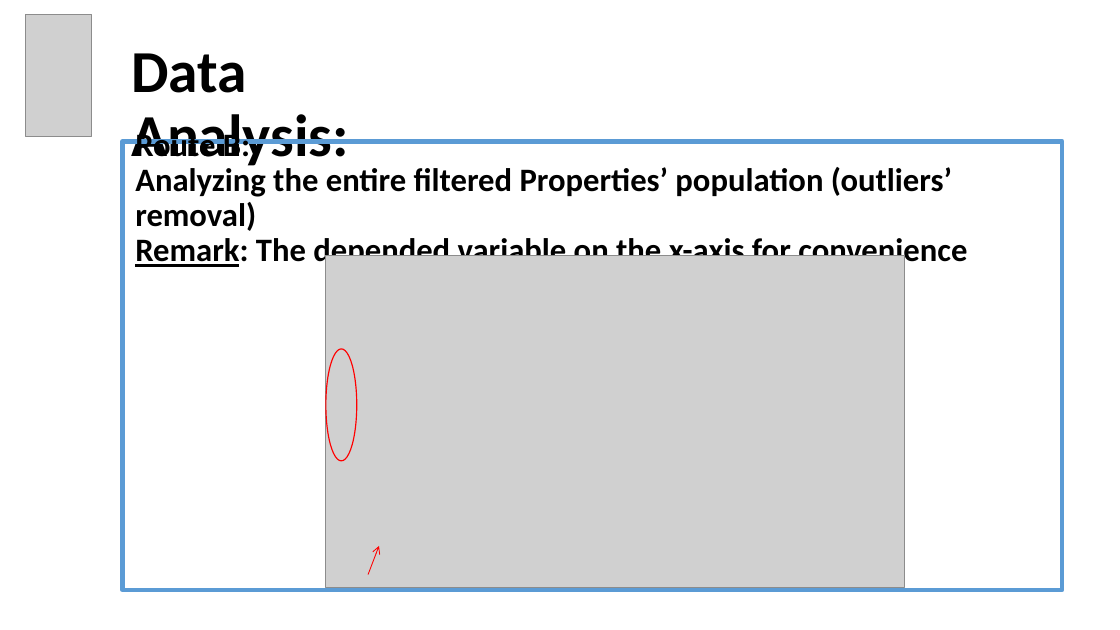
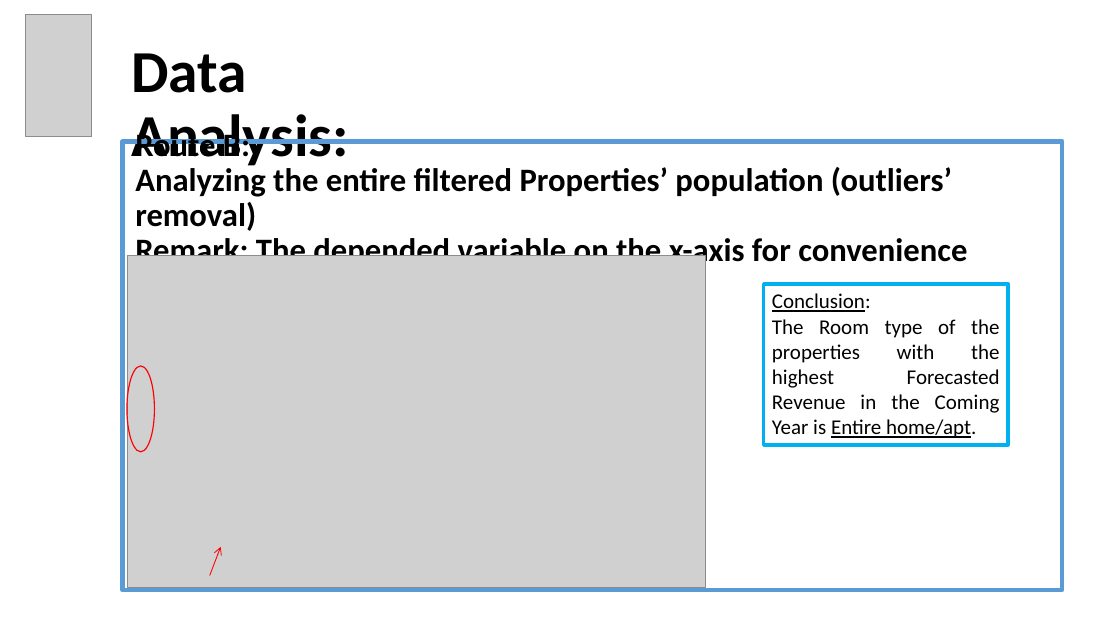
Before and after one commit to EyalVultz/Fianl-Project-Data-Analyst-Program-Hebrew-University-of-Jerusalem-Class-4-Group-2, a slide deck: slide 15 of Final Project Data Analyst Program Hebrew University of Jerusalem Class No. 4 Group 2.pptx (slide 13 before the commit). Drawn at 1120x630 pixels with LibreOffice and Linux fonts; fonts in the diff are those of the drawing; grey boxes stand for pictures. Boxes give left, top, right and bottom in pixels: in the first picture for what was removed or moved away, otherwise in the second. Text is boxed around its words. In the diff, an @@ line names an element or a change of style, - is before the commit and + after.

```diff
--- a/Final Project Data Analyst Program Hebrew University of Jerusalem Class No. 4 Group 2.pptx
+++ b/Final Project Data Analyst Program Hebrew University of Jerusalem Class No. 4 Group 2.pptx
@@ picture: place and size @@
-picture at (326, 255, 905, 588)
+picture at (127, 255, 706, 588)
@@ rectangle added at (764, 284, 1008, 445), outline #00B0F0 3 pt, 18 pt, text #000000 @@
+Conclusion:
+The Room type of the properties with the highest Forecasted Revenue in the Coming Year is Entire home/apt.
@@ ellipse: place and size @@
-ellipse at (326, 349, 357, 460)
+ellipse at (127, 366, 155, 452)
@@ arrow moved from (368, 575) - (379, 546) to (210, 576) - (221, 547) @@
```
Also in this commit, not shown: 8 other slides changed, 3 slides added.
